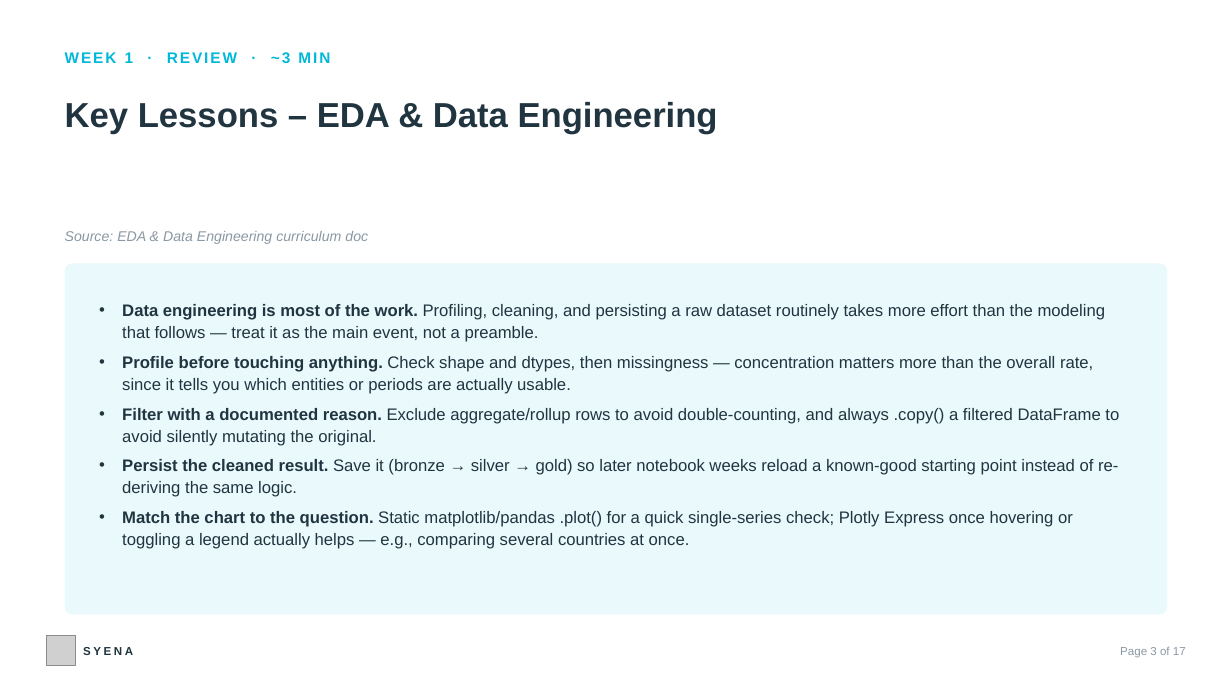
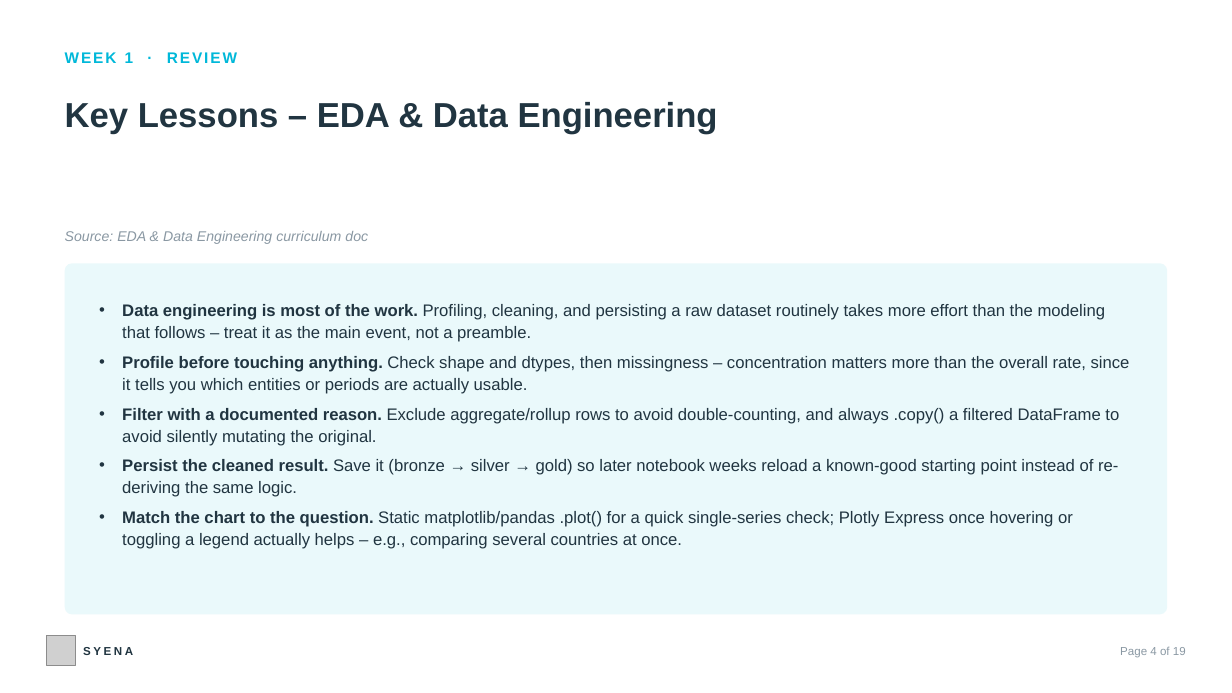
Before and after one commit to sauparnasarkar/climate-emissions-analysis-project, a slide deck: slide 4 of climate-dashboard-react/public/GHG_Internship_Review_QA_Deck.pptx (slide 3 before the commit). Drawn at 1232x693 pixels with LibreOffice and Linux fonts; fonts in the diff are those of the drawing; grey boxes stand for pictures. Boxes give left, top, right and bottom in pixels: in the first picture for what was removed or moved away, otherwise in the second. Text is boxed around its words. In the diff, an @@ line names an element or a change of style, - is before the commit and + after.

```diff
--- a/climate-dashboard-react/public/GHG_Internship_Review_QA_Deck.pptx
+++ b/climate-dashboard-react/public/GHG_Internship_Review_QA_Deck.pptx
@@ text at box(65, 52, 237, 63): text changed @@
-WEEK 1 · REVIEW · ~3 MIN
+WEEK 1 · REVIEW
@@ text in rounded rectangle at box(122, 304, 1130, 394): text changed @@
-• Data engineering is most of the work. Profiling, cleaning, and persisting a raw dataset routinely takes more effort than the modeling that follows — treat it as the main event, not a preamble.
-• Profile before touching anything. Check shape and dtypes, then missingness — concentration matters more than the overall rate, since it tells you which entities or periods are actually usable.
+• Data engineering is most of the work. Profiling, cleaning, and persisting a raw dataset routinely takes more effort than the modeling that follows – treat it as the main event, not a preamble.
+• Profile before touching anything. Check shape and dtypes, then missingness – concentration matters more than the overall rate, since it tells you which entities or periods are actually usable.
@@ text in rounded rectangle at box(122, 511, 1073, 549): text changed @@
-• Match the chart to the question. Static matplotlib/pandas .plot() for a quick single-series check; Plotly Express once hovering or toggling a legend actually helps — e.g., comparing several countries at once.
+• Match the chart to the question. Static matplotlib/pandas .plot() for a quick single-series check; Plotly Express once hovering or toggling a legend actually helps – e.g., comparing several countries at once.
@@ text at box(1120, 647, 1186, 658): text changed @@
-Page 3 of 17
+Page 4 of 19
```
Also in this commit, not shown: 16 other slides changed, 2 slides added.
